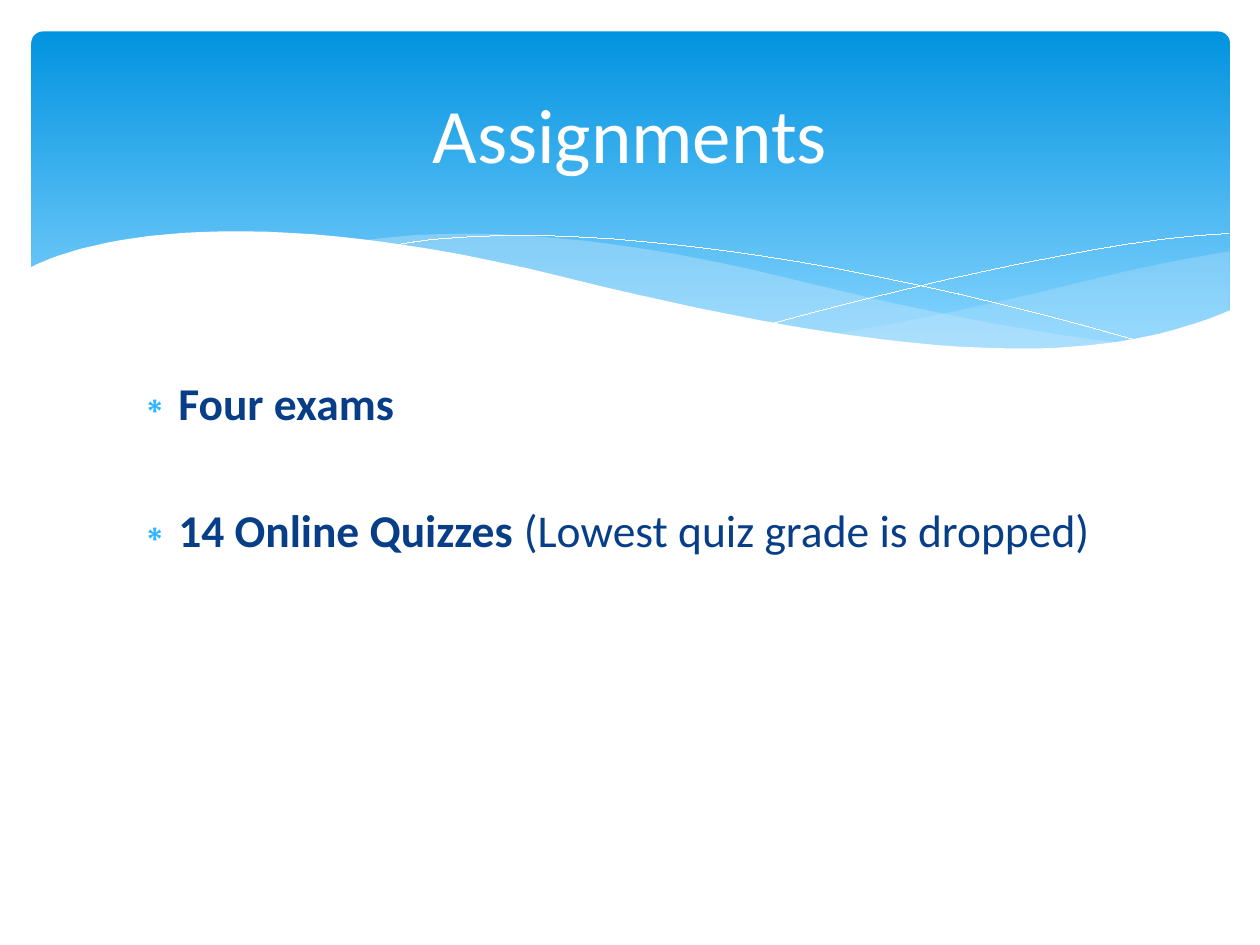
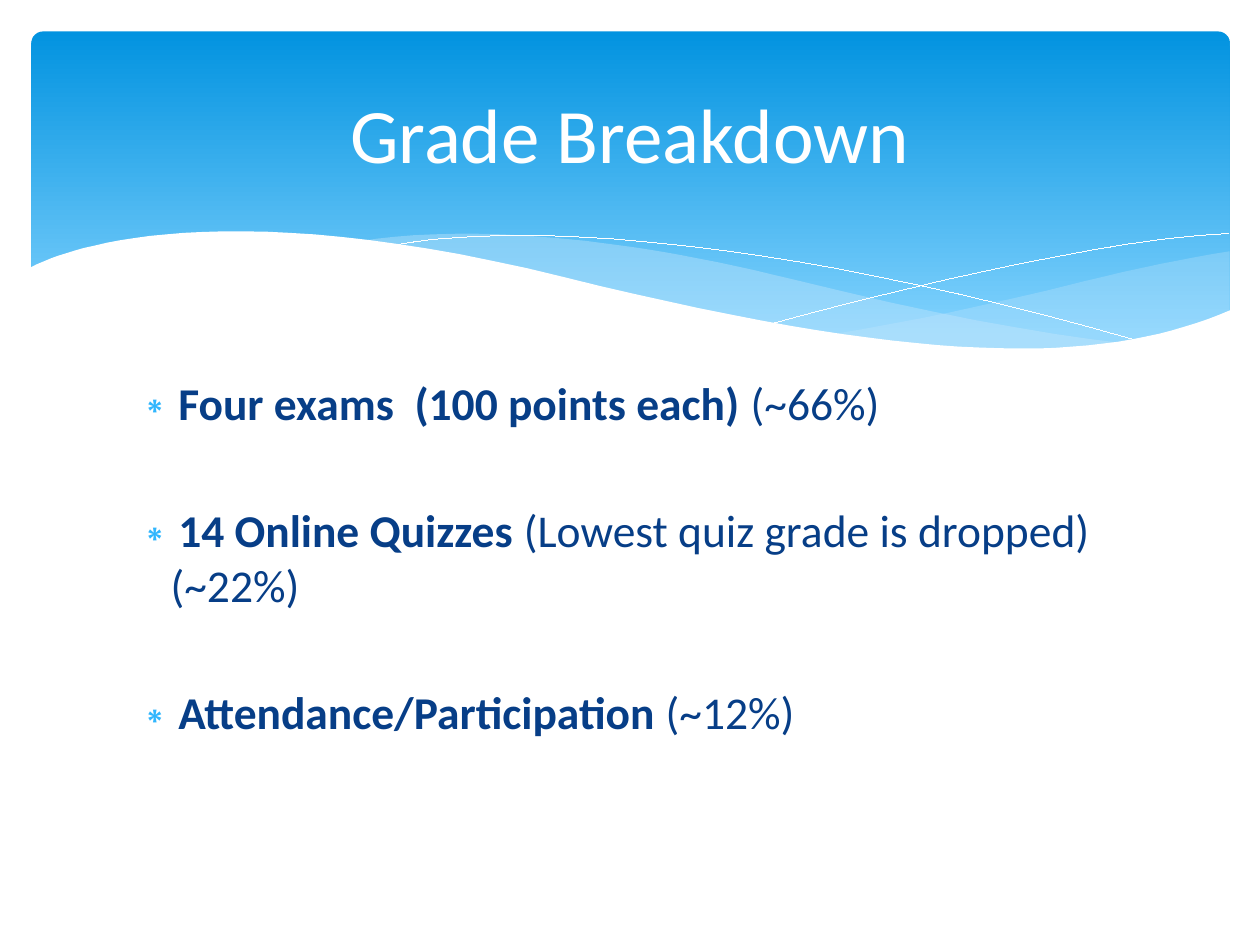
Before and after one commit to npm27/Teaching-Materials, a slide deck: slide 8 of Developmental Spring 24/Slides/0 First Day Info (202).pptx (slide 10 before the commit). Drawn at 1260x945 pixels with LibreOffice and Linux fonts; fonts in the diff are those of the drawing. Boxes give left, top, right and bottom in pixels: in the first picture for what was removed or moved away, otherwise in the second. Text is boxed around its words. In the diff, an @@ line names an element or a change of style, - is before the commit and + after.

```diff
--- a/Developmental Spring 24/Slides/0 First Day Info (202).pptx
+++ b/Developmental Spring 24/Slides/0 First Day Info (202).pptx
@@ title at [350, 109, 909, 164]: text changed @@
-Assignments
+Grade Breakdown
@@ text at [171, 386, 1089, 736]: text changed; bold on @@
-∗ Four exams
-∗ 14 Online Quizzes (Lowest quiz grade is dropped)
+∗ Four exams (100 points each) (~66%)
+∗ 14 Online Quizzes (Lowest quiz grade is dropped) (~22%)
+∗ Attendance/Participation (~12%)
```
Also in this commit, not shown: 1 other slide changed, 2 slides removed, 1 other file.
